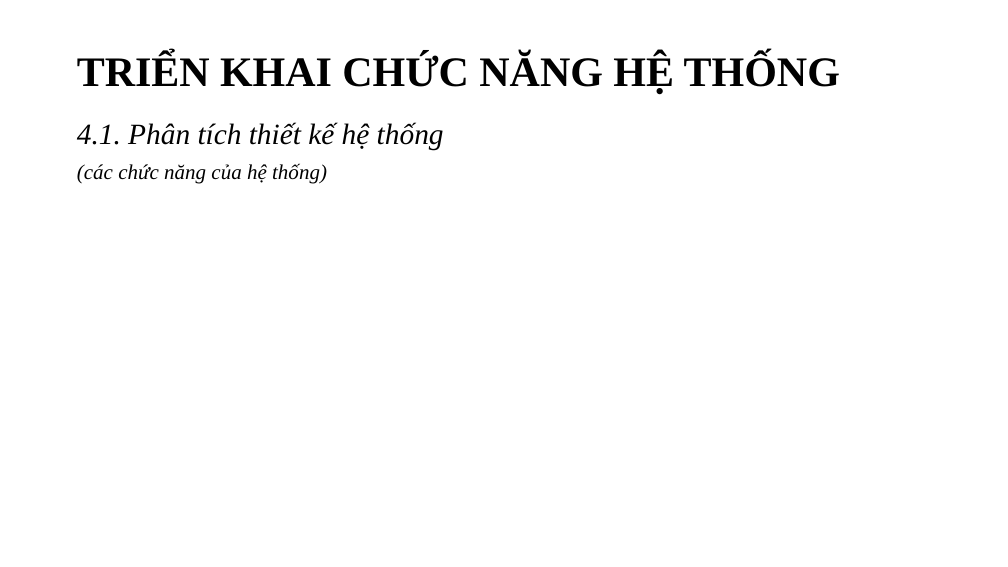
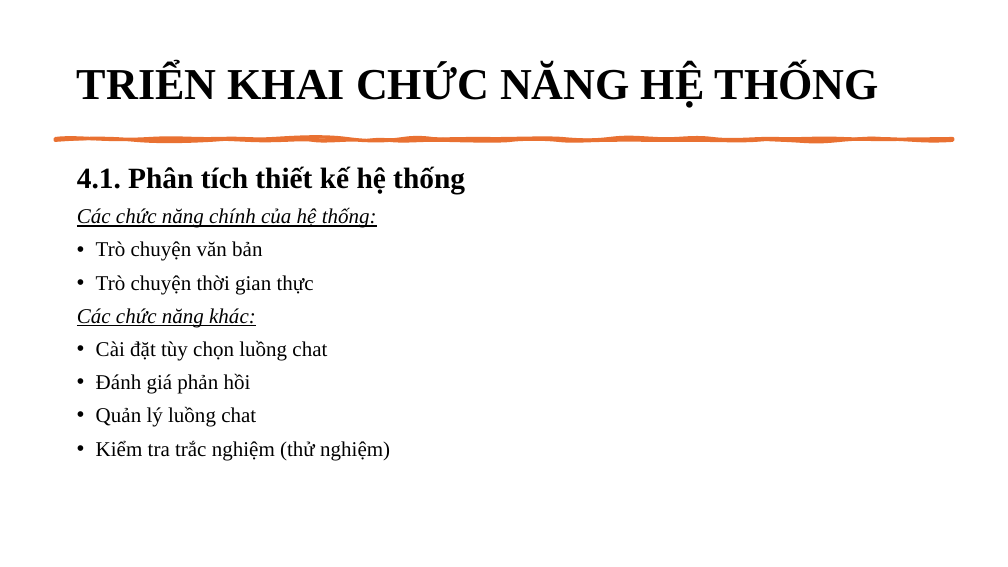
Before and after one commit to ngovanuc/Vietnamese_History_Chatbot, a slide deck: slide 50 of documents/slide bao cao v2.pptx (slide 52 before the commit). Drawn at 1008x567 pixels with LibreOffice and Linux fonts; fonts in the diff are those of the drawing. Boxes give left, top, right and bottom in pixels: in the first picture for what was removed or moved away, otherwise in the second. Text is boxed around its words. In the diff, an @@ line names an element or a change of style, - is before the commit and + after.

```diff
--- a/documents/slide bao cao v2.pptx
+++ b/documents/slide bao cao v2.pptx
@@ title "TRIỂN KHAI CHỨC NĂNG HỆ ..." at [77, 64, 879, 108]: size 40 to 42 pt @@
@@ freeform shape added at [55, 138, 953, 140], fill #E97132, outline #E97132 3.25 pt @@
@@ text "4.1. Phân tích thiết kế ...": place and size @@
-text "4.1. Phân tích thiết kế ..." at [77, 122, 444, 184]
+text "4.1. Phân tích thiết kế ..." at [77, 166, 465, 460]
@@ text at [77, 166, 465, 195]: bold on, italic off in "4.1. Phân tích thiết kế hệ thống" @@
@@ text at [77, 207, 390, 460]: text changed; italic off @@
-(các chức năng của hệ thống)
+Các chức năng chính của hệ thống:
+• Trò chuyện văn bản
+• Trò chuyện thời gian thực
+Các chức năng khác:
+• Cài đặt tùy chọn luồng chat
+• Đánh giá phản hồi
+• Quản lý luồng chat
+• Kiểm tra trắc nghiệm (thử nghiệm)
```
Also in this commit, not shown: 39 other slides changed, 3 slides added, 4 slides removed, 1 other file.
